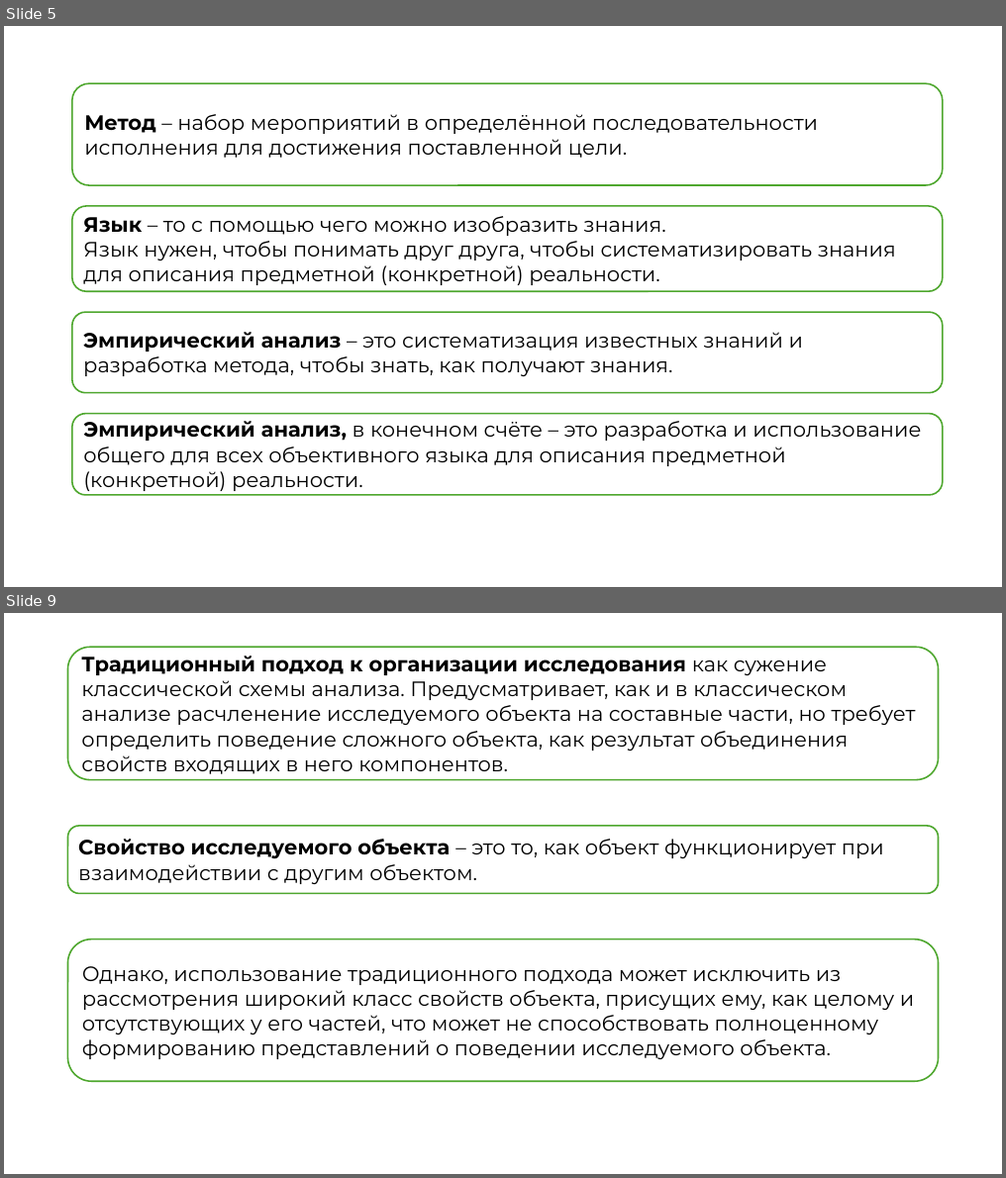
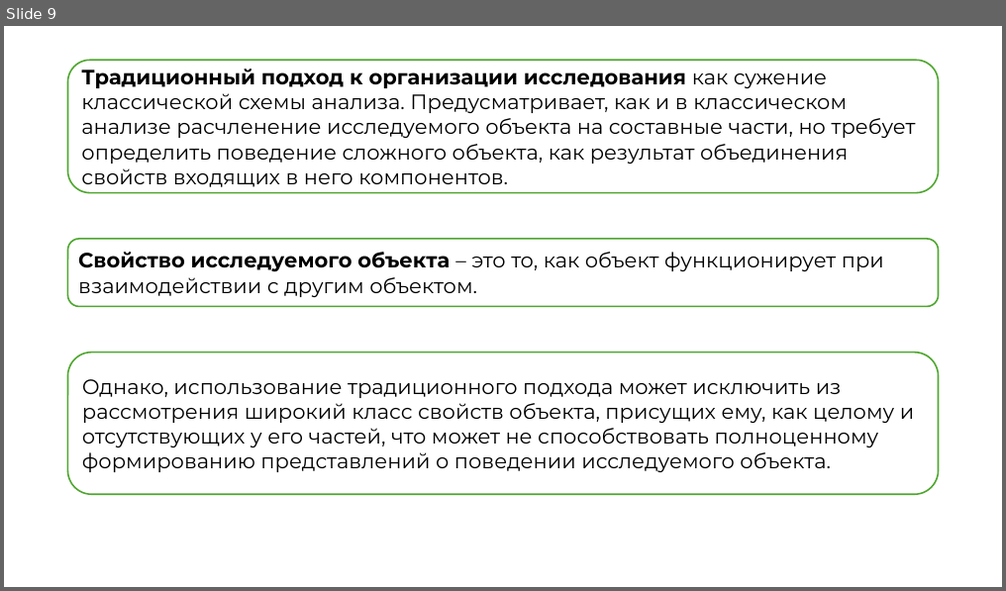
Before and after one commit to kuskas112/Labs, a slide deck: Основы системного анализа/lab1/lab1.pptx. Shown one above the other, each under a label of ours: slides 5 and 9 before the commit, slide 9 after it; the slides between them are not shown. The pictures are 1006x1178 and 1006x591 pixels, drawn with LibreOffice and Linux fonts; fonts in the diff are those of the drawing. Boxes give left, top, right and bottom in pixels: in the first picture for what was removed or moved away, otherwise in the second. Text is boxed around its words. In the diff, an @@ line names an element or a change of style, - is before the commit and + after.

```diff
--- a/Основы системного анализа/lab1/lab1.pptx
+++ b/Основы системного анализа/lab1/lab1.pptx
@@ slide 5 removed at bbox=[4, 26, 1002, 587], background #FFFFFF @@
@@ rounded rectangle removed at bbox=[72, 83, 943, 185] @@
-Метод – набор мероприятий в определённой последовательности исполнения для достижения поставленной цели.
@@ rounded rectangle removed at bbox=[72, 206, 943, 291] @@
-Язык – то с помощью чего можно изобразить знания.
-Язык нужен, чтобы понимать друг друга, чтобы систематизировать знания для описания предметной (конкретной) реальности.
@@ rounded rectangle removed at bbox=[72, 312, 943, 393] @@
-Эмпирический анализ – это систематизация известных знаний и разработка метода, чтобы знать, как получают знания.
@@ rounded rectangle removed at bbox=[72, 414, 943, 495] @@
-Эмпирический анализ, в конечном счёте – это разработка и использование общего для всех объективного языка для описания предметной (конкретной) реальности.
```
Also in this commit, not shown: 2 slides changed, 4 slides added, 4 other slides removed, 4 other files.
